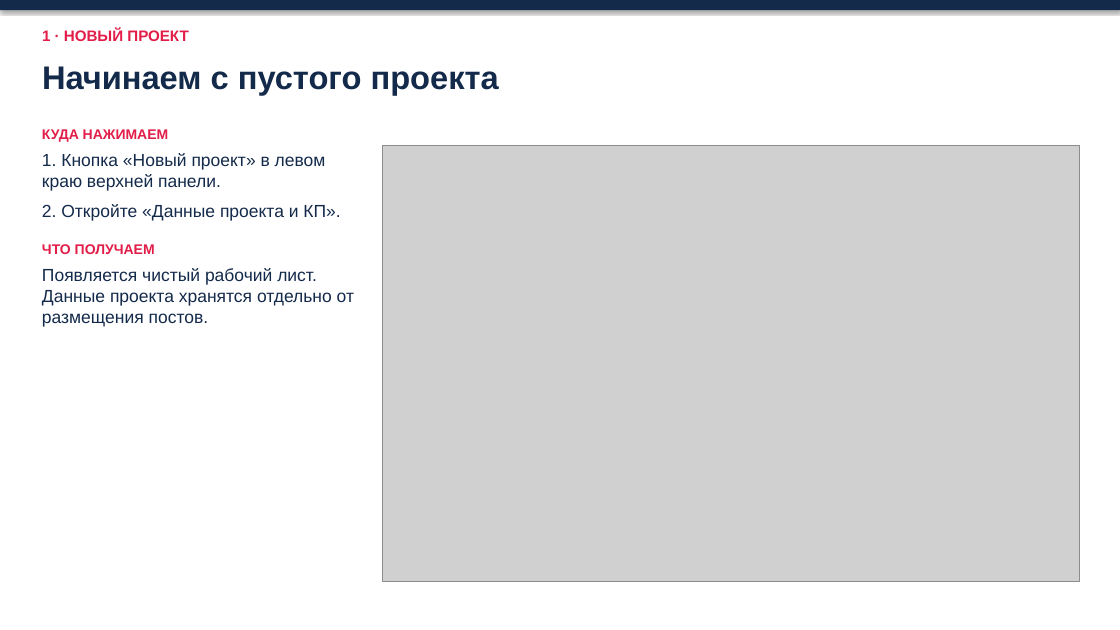
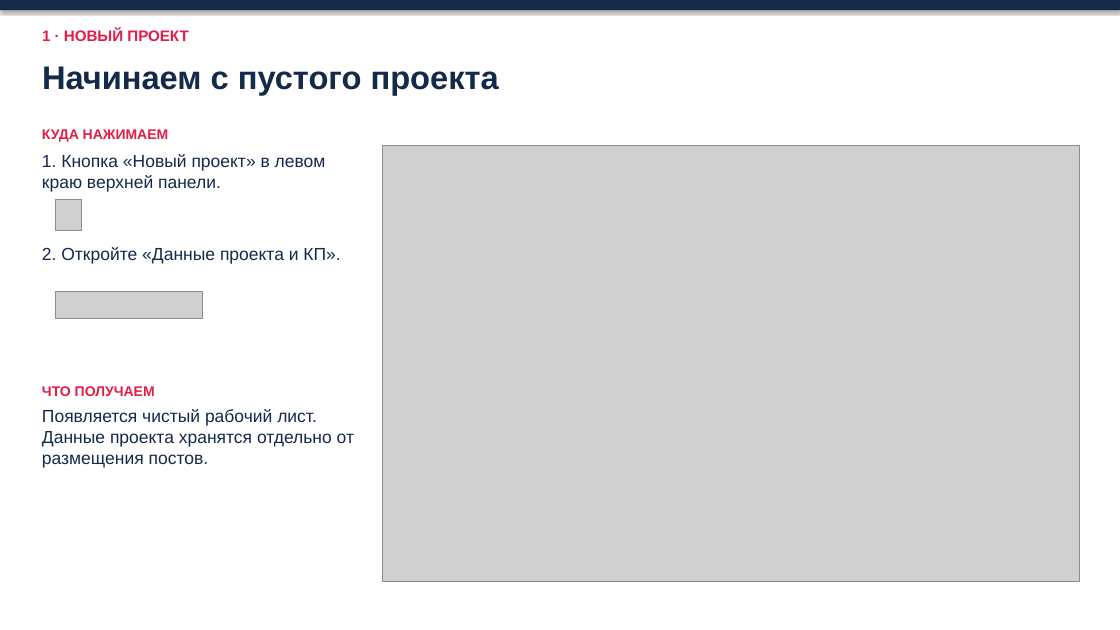
Before and after one commit to ZAVALEX174/electroPlan, a slide deck: slide 3 of docs/как-работать-в-новом-проекте-2026-11-14.pptx. Drawn at 1120x630 pixels with LibreOffice and Linux fonts; fonts in the diff are those of the drawing; grey boxes stand for pictures. Boxes give left, top, right and bottom in pixels: in the first picture for what was removed or moved away, otherwise in the second. Text is boxed around its words. In the diff, an @@ line names an element or a change of style, - is before the commit and + after.

```diff
--- a/docs/как-работать-в-новом-проекте-2026-11-14.pptx
+++ b/docs/как-работать-в-новом-проекте-2026-11-14.pptx
@@ text at <box>42,129,340,254</box>: paragraphs removed @@
-КУДА НАЖИМАЕМ
-1. Кнопка «Новый проект» в левом краю верхней панели.
-2. Откройте «Данные проекта и КП».
-ЧТО ПОЛУЧАЕМ
@@ picture added at <box>55,199,82,230</box> @@
@@ text added at <box>42,247,340,264</box>, 15 pt, text #142A4A @@
+2. Откройте «Данные проекта и КП».
@@ picture added at <box>55,292,202,319</box> @@
@@ text added at <box>42,386,155,396</box>, 12 pt, text #E11D48, bold @@
+ЧТО ПОЛУЧАЕМ
@@ text "Появляется чистый рабочий лист. Данные ...": place and size @@
-text "Появляется чистый рабочий лист. Данные ..." at <box>42,129,354,327</box>
+text "Появляется чистый рабочий лист. Данные ..." at <box>42,409,354,468</box>
```
Also in this commit, not shown: 16 other slides changed.
